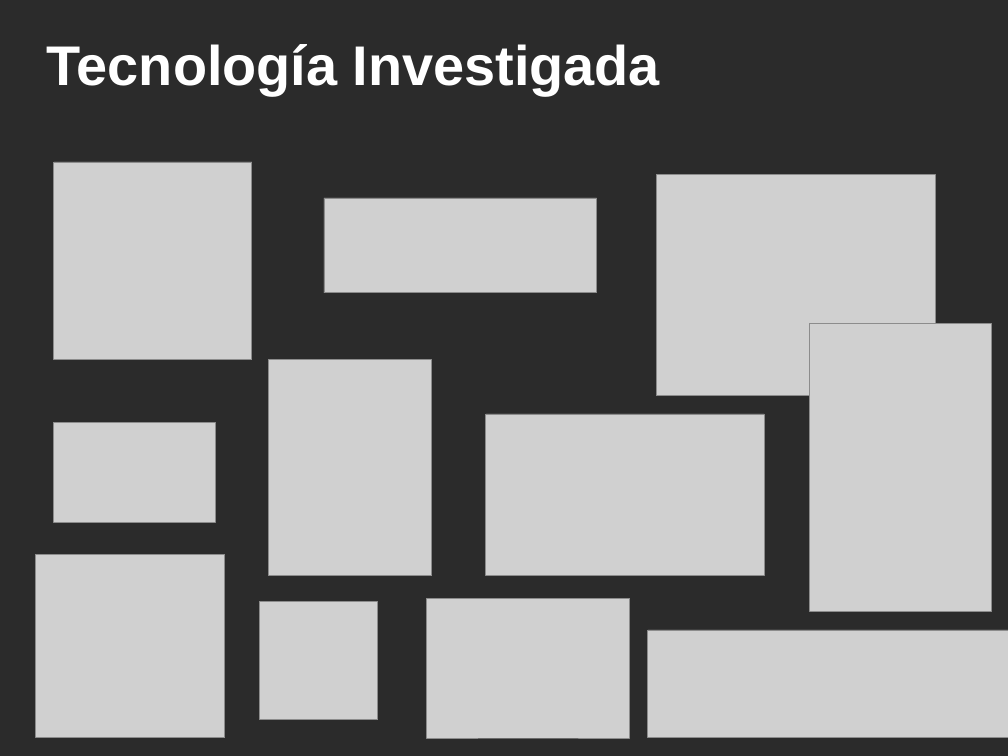
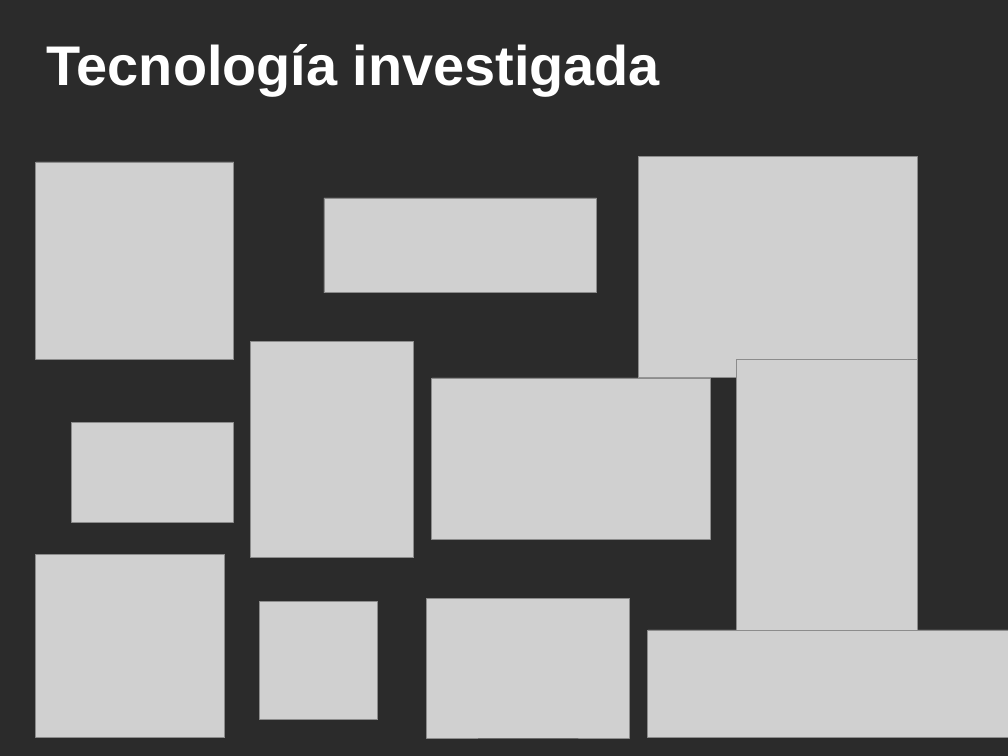
Before and after one commit to ervin45/proyectofinal, a slide deck: slide 6 of doc/material_para_la_catedra/presentacion_final/presentacion_final.odp (slide 9 before the commit). Drawn at 1008x756 pixels with LibreOffice and Linux fonts; fonts in the diff are those of the drawing; grey boxes stand for pictures; background and template pictures are left out; a plain dark background stands for a picture behind light text. Boxes give left, top, right and bottom in pixels: in the first picture for what was removed or moved away, otherwise in the second. Text is boxed around its words. In the diff, an @@ line names an element or a change of style, - is before the commit and + after.

```diff
--- a/doc/material_para_la_catedra/presentacion_final/presentacion_final.odp
+++ b/doc/material_para_la_catedra/presentacion_final/presentacion_final.odp
@@ title at bbox=[47, 44, 660, 95]: text changed @@
-Tecnología Investigada
+Tecnología investigada
@@ picture: place and size @@
-picture at bbox=[54, 162, 252, 360]
+picture at bbox=[36, 162, 234, 360]
@@ picture: place and size @@
-picture at bbox=[657, 175, 937, 396]
+picture at bbox=[638, 157, 918, 379]
@@ picture: place and size @@
-picture at bbox=[269, 359, 433, 576]
+picture at bbox=[251, 342, 414, 559]
@@ picture: place and size @@
-picture at bbox=[810, 323, 992, 612]
+picture at bbox=[737, 359, 918, 649]
@@ picture: place and size @@
-picture at bbox=[486, 414, 764, 576]
+picture at bbox=[432, 378, 710, 540]
@@ picture: place and size @@
-picture at bbox=[54, 423, 216, 522]
+picture at bbox=[72, 423, 234, 522]
```
Also in this commit, not shown: 5 other slides changed, 24 slides added, 13 slides removed.
